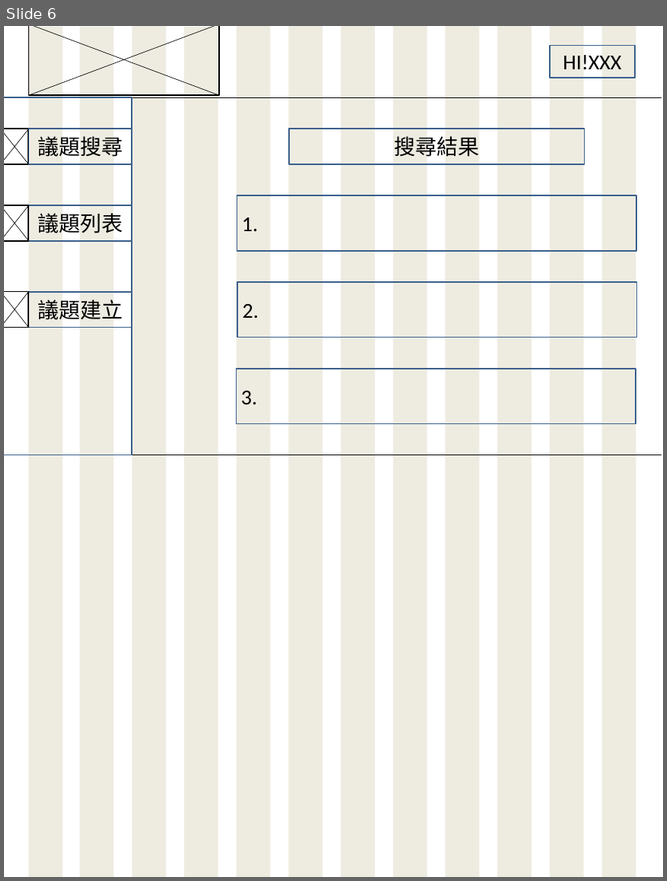
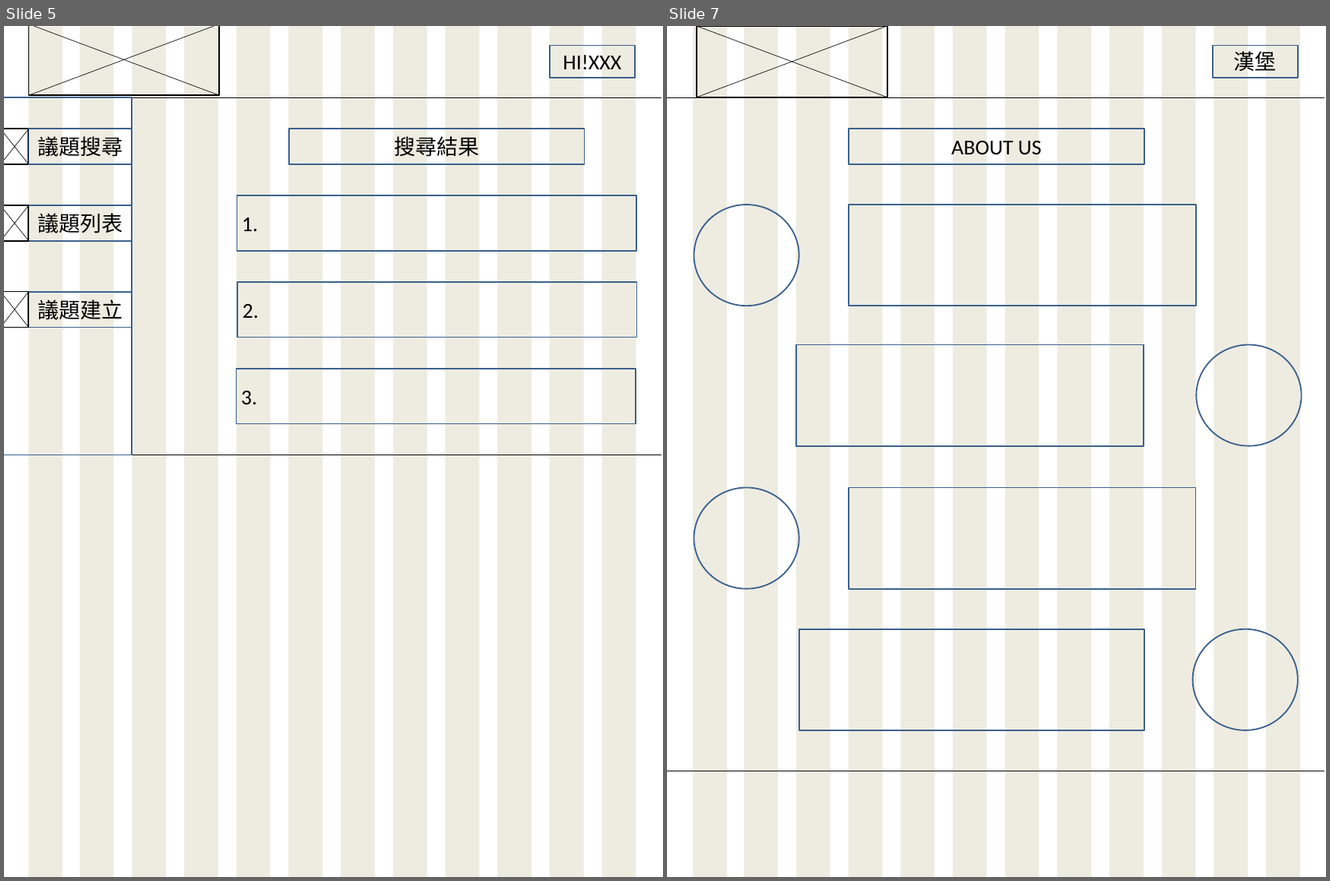
Before and after one commit to s60912frank/F2E-FinalProject, a slide deck: design/Bigsize.pptx. Shown side by side, each under a label of ours: slide 6 before the commit, slides 5 and 7 after it; the slides between them are not shown. The pictures are 667x881 and 1330x881 pixels, drawn with LibreOffice and Linux fonts; fonts in the diff are those of the drawing. Boxes give left, top, right and bottom in pixels: in the first picture for what was removed or moved away, otherwise in the second. Text is boxed around its words. In the diff, an @@ line names an element or a change of style, - is before the commit and + after.

```diff
--- a/design/Bigsize.pptx
+++ b/design/Bigsize.pptx
@@ slide 7 added at bbox=[667, 26, 1326, 877], background #FFFFFF @@
@@ rectangle added at bbox=[697, 26, 887, 97], outline #000000 2 pt @@
@@ line added from (697, 26) to (887, 97), #000000 0.75 pt @@
@@ line added from (887, 26) to (697, 97), #000000 0.75 pt @@
@@ group added at bbox=[693, 26, 1300, 877]: 12 rectangles @@
@@ rectangle added at bbox=[1213, 45, 1297, 78], outline #3A5F8C 2 pt, 31 pt, text #000000 @@
+漢堡
@@ line added from (667, 97) to (1324, 97), #000000 0.75 pt @@
@@ rectangle added at bbox=[849, 129, 1144, 164], outline #3A5F8C 2 pt, 31 pt, text #000000 @@
+ABOUT US
@@ ellipse added at bbox=[694, 205, 799, 306], outline #3A5F8C 2 pt @@
@@ rectangle added at bbox=[849, 205, 1196, 306], outline #3A5F8C 2 pt @@
@@ rectangle added at bbox=[796, 344, 1144, 446], outline #3A5F8C 2 pt @@
@@ ellipse added at bbox=[1196, 344, 1302, 446], outline #3A5F8C 2 pt @@
@@ ellipse added at bbox=[694, 487, 799, 588], outline #3A5F8C 2 pt @@
@@ rectangle added at bbox=[849, 487, 1195, 588], outline #3A5F8C 2 pt @@
@@ rectangle added at bbox=[799, 629, 1144, 731], outline #3A5F8C 2 pt @@
@@ ellipse added at bbox=[1193, 629, 1298, 731], outline #3A5F8C 2 pt @@
@@ line added from (667, 770) to (1324, 770), #000000 0.75 pt @@
@@ what was slide 6 is now slide 5 @@
```
Also in this commit, not shown: 4 slides changed, 1 other slide added, 2 slides removed.
